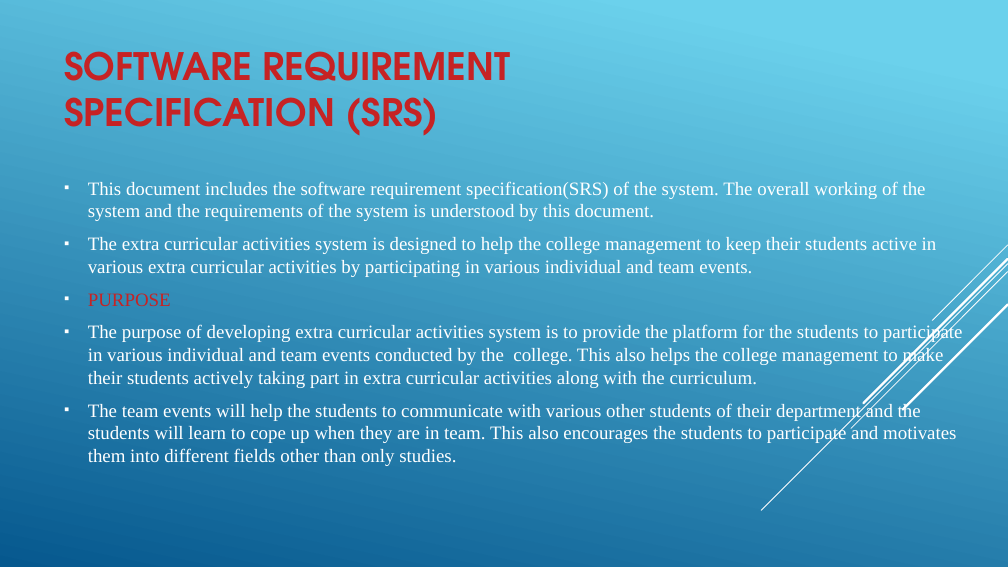
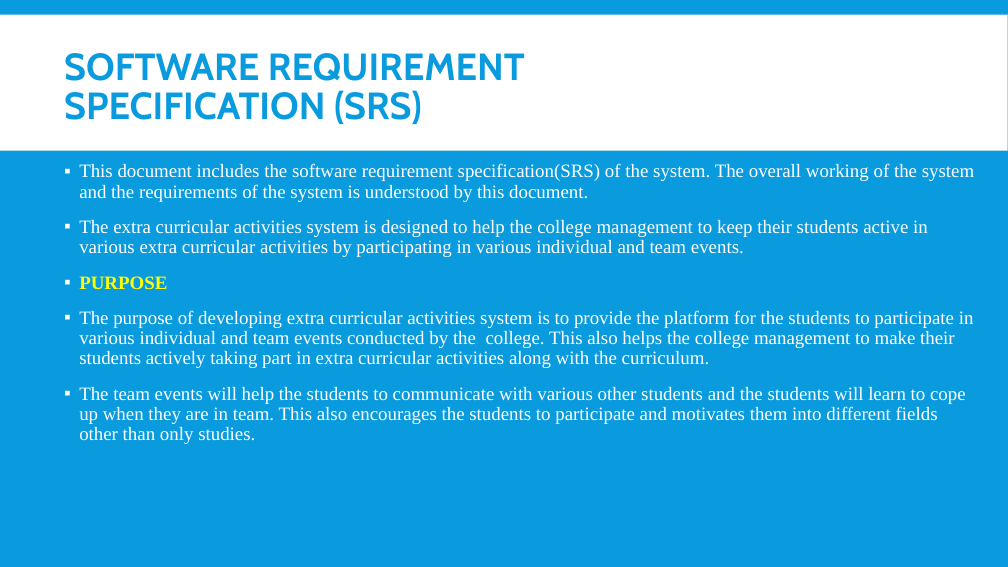
Before and after one commit to SanjayJoshi116/Extra-Curricular-Activity-Management, a slide deck: slide 3 of Project Docs/Presentation.pptx. Drawn at 1008x567 pixels with LibreOffice and Linux fonts; fonts in the diff are those of the drawing. Boxes give left, top, right and bottom in pixels: in the first picture for what was removed or moved away, otherwise in the second. Text is boxed around its words. In the diff, an @@ line names an element or a change of style, - is before the commit and + after.

```diff
--- a/Project Docs/Presentation.pptx
+++ b/Project Docs/Presentation.pptx
@@ background gradient #6ED2EB to #06588E to #099BDD @@
@@ rectangle added at box(0, 14, 1008, 150), fill #FFFFFF @@
@@ title "SOFTWARE REQUIREMENT SPECIFICATION (SRS)" at box(64, 53, 525, 124): font TeX Gyre Adventor to Cabin, text colour #C62324 to #099BDD; line spacing 1 to 0.85 @@
@@ text "This document includes the software ..." at box(79, 163, 974, 444): vertical alignment middle to top @@
@@ text at box(79, 163, 974, 368): text colour #C62324 to #FFFF00, bold on in "PURPOSE"; indent changed; line spacing 1 to 0.9; more space between paragraphs @@
@@ group removed at box(761, 245, 1008, 510): 5 lines @@
@@ text at box(79, 387, 966, 444): text changed @@
-▪ The team events will help the students to communicate with various other students of their department and the students will learn to cope up when they are in team. This also encourages the students to participate and motivates them into different fields other than only studies.
+▪ The team events will help the students to communicate with various other students and the students will learn to cope up when they are in team. This also encourages the students to participate and motivates them into different fields other than only studies.
```
Also in this commit, not shown: 19 other slides changed.
